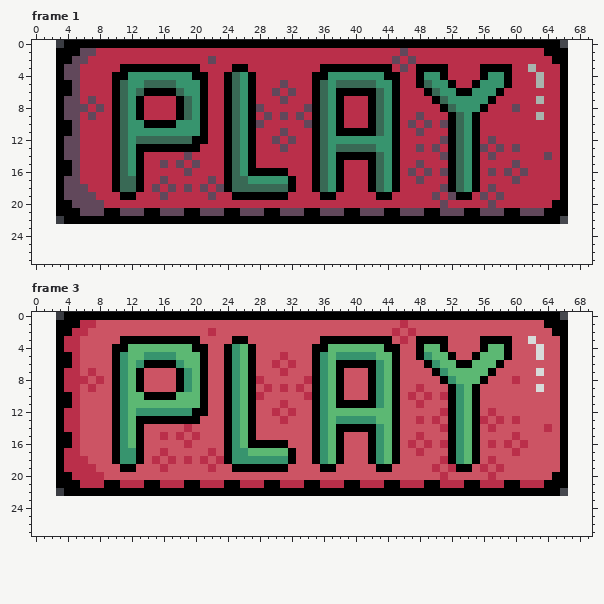
Two states of a pixel-art file, sprites/aseprite/Play_Button.aseprite. That is the earlier state.
64x23 pixels, 3 frames. Shown: frame 1, frame 3. The old version is drawn lined up with the new one, on the new canvas. The commit also changed other frames, which this record leaves out.
Now the later version:
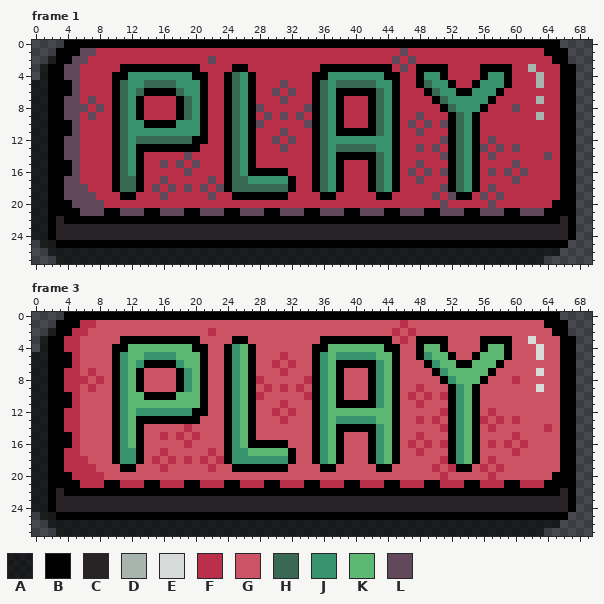
Palette (. is transparent): A #0000009a  B #000000  C #282327  D #a8b4ae  E #d7dbd9  F #ba2f4a  G #cc5464  H #396955  J #37946e  K #5cb873  L #61485b
Commit message: Visual update for buttons + flowers
The exact change:
canvas 64x23 -> 70x28, the old top-left corner now at 3,0
Changed rows in their new state; - is an unchanged pixel.
Frame 1:
first column x 0:
 2 --A-----------------------------------------------------------------
 3 -AB----------------------------------------------------------------B
 4 -AB----------------------------------------------------------------B
 5 AAB----------------------------------------------------------------B
 6 AAB----------------------------------------------------------------B
 7 AAB----------------------------------------------------------------B
 8 AAB----------------------------------------------------------------B
 9 AAB----------------------------------------------------------------B
10 AAB----------------------------------------------------------------B
11 AAB----------------------------------------------------------------B
12 AAB----------------------------------------------------------------B
13 AAB----------------------------------------------------------------B
14 AAB----------------------------------------------------------------B
15 AAB----------------------------------------------------------------B
16 AAB----------------------------------------------------------------B
17 AAB----------------------------------------------------------------B
18 AAB----------------------------------------------------------------B
19 AAB----------------------------------------------------------------B
20 AAB----------------------------------------------------------------B
21 AAB----------------------------------------------------------------B
22 AABC--------------------------------------------------------------CB
23 AABCCCCCCCCCCCCCCCCCCCCCCCCCCCCCCCCCCCCCCCCCCCCCCCCCCCCCCCCCCCCCCCCB
24 AABCCCCCCCCCCCCCCCCCCCCCCCCCCCCCCCCCCCCCCCCCCCCCCCCCCCCCCCCCCCCCCCCB
25 -AABBBBBBBBBBBBBBBBBBBBBBBBBBBBBBBBBBBBBBBBBBBBBBBBBBBBBBBBBBBBBBBB-
26 --AAAAAAAAAAAAAAAAAAAAAAAAAAAAAAAAAAAAAAAAAAAAAAAAAAAAAAAAAAAAAAAA--
27 ---AAAAAAAAAAAAAAAAAAAAAAAAAAAAAAAAAAAAAAAAAAAAAAAAAAAAAAAAAAAAA----
Frame 3: the same change as frame 1
Pixel boxes of the changes (left, top, right, bottom) in both pictures:
added: (32, 56, 576, 264)
added: (32, 328, 576, 536)
